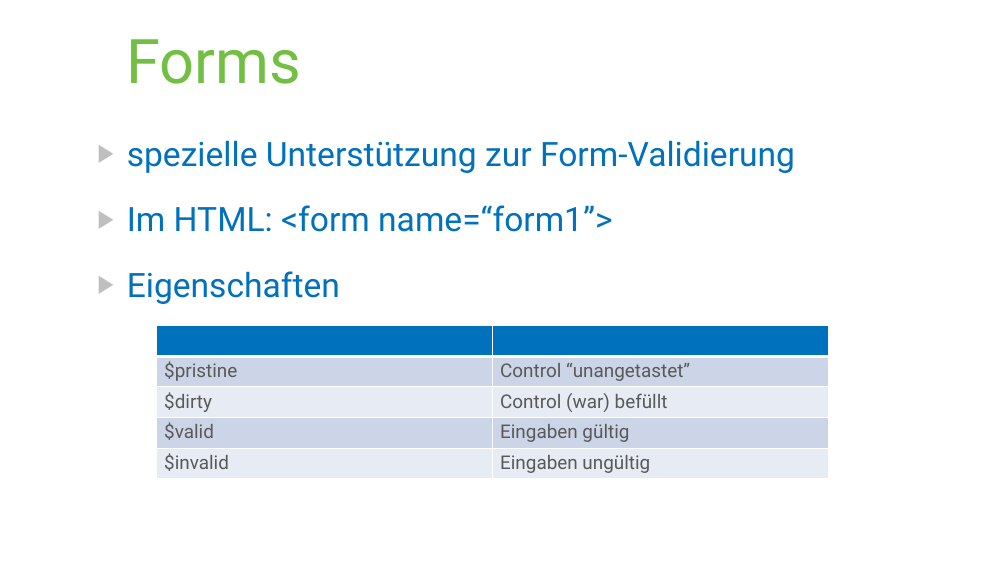
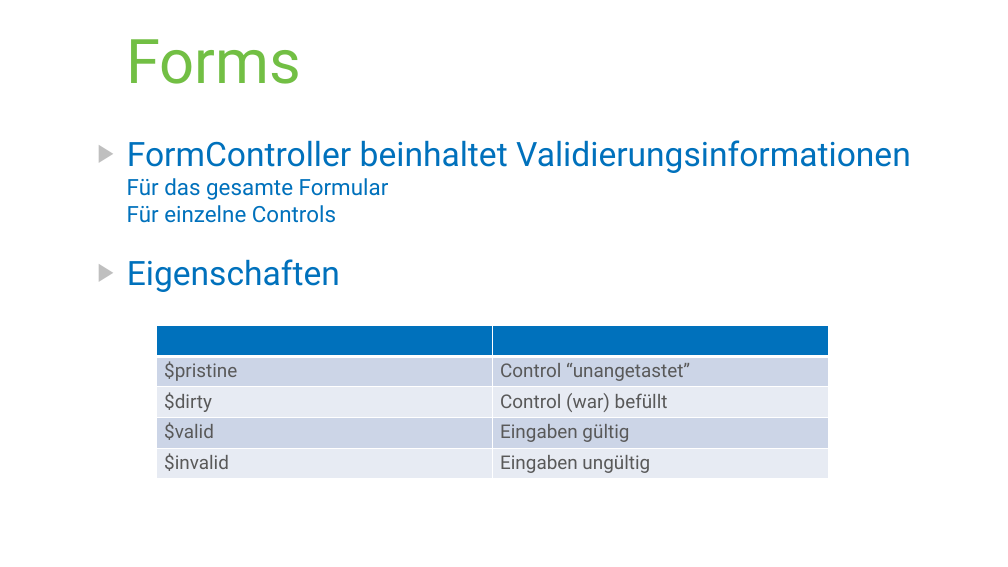
Before and after one commit to paumayr/angularjs-samples, a slide deck: slide 83 of slides/AngularJS.pptx (slide 82 before the commit). Drawn at 1008x567 pixels with LibreOffice and Linux fonts; fonts in the diff are those of the drawing. Boxes give left, top, right and bottom in pixels: in the first picture for what was removed or moved away, otherwise in the second. Text is boxed around its words. In the diff, an @@ line names an element or a change of style, - is before the commit and + after.

```diff
--- a/slides/AngularJS.pptx
+++ b/slides/AngularJS.pptx
@@ text at bbox=[127, 140, 911, 223]: text changed @@
-▶ spezielle Unterstützung zur Form-Validierung
-▶ Im HTML: <form name=“form1”>
+▶ FormController beinhaltet Validierungsinformationen
+  Für das gesamte Formular
+  Für einzelne Controls
```
Also in this commit, not shown: 1 other slide changed, 1 slide added, 5 other files.
